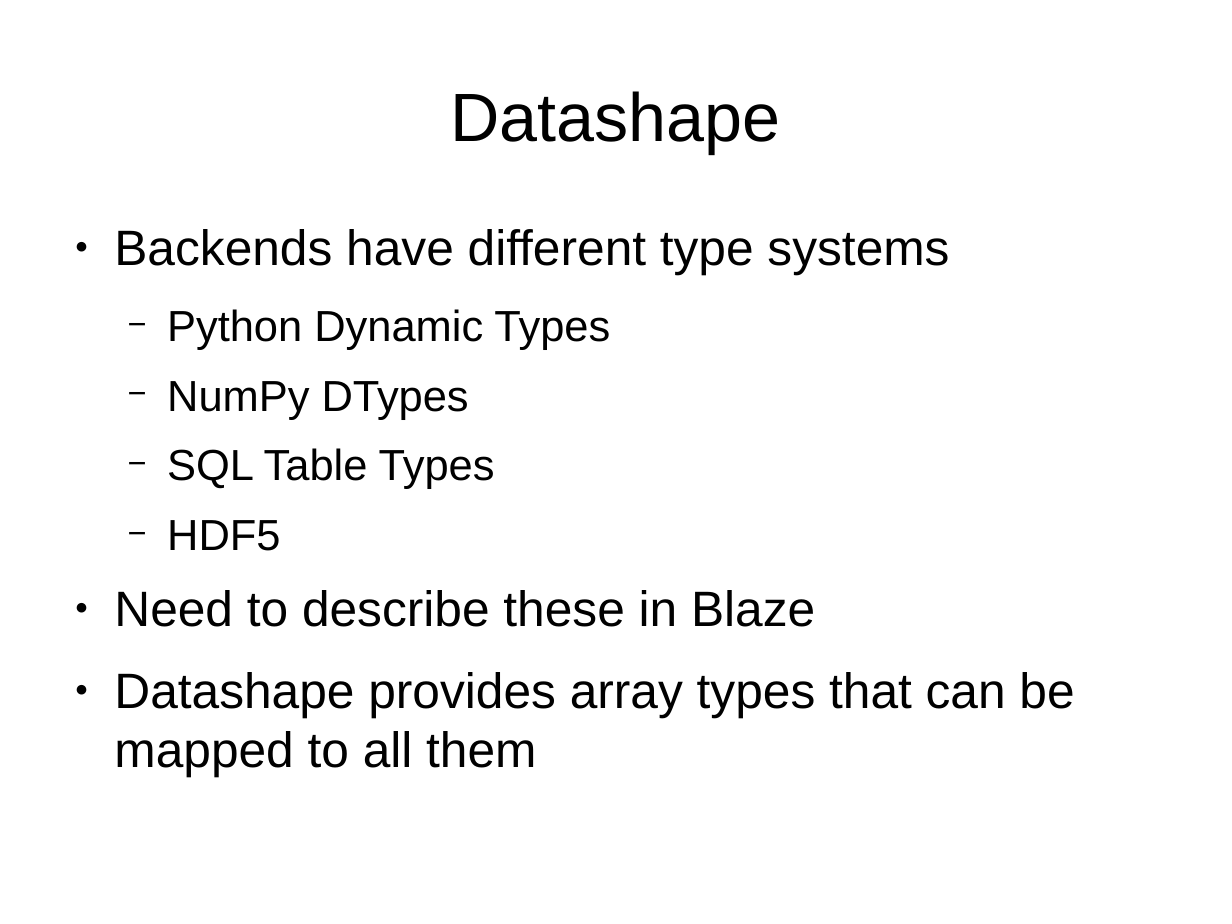
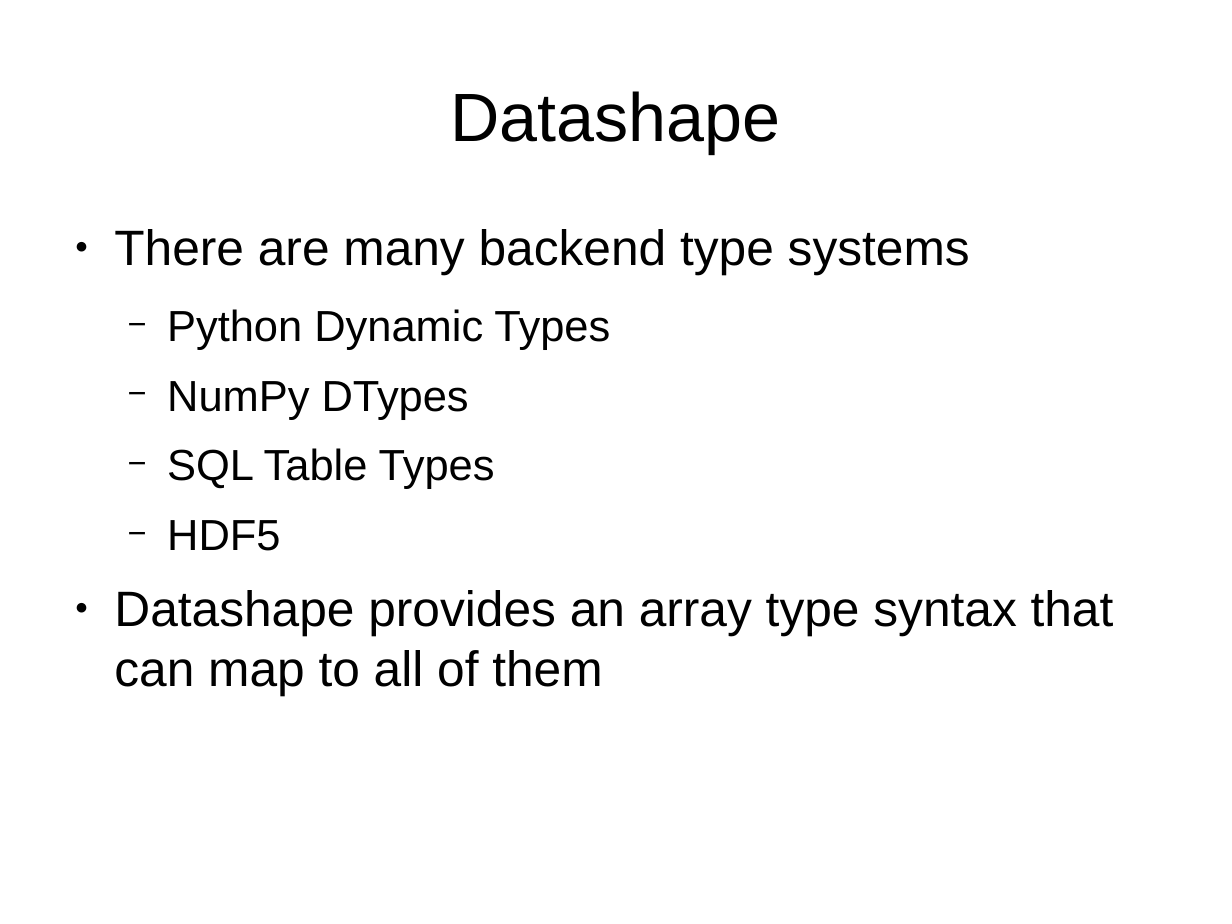
Before and after one commit to mrocklin/blaze-scipy-2014, a slide deck: slide 26 of SciPy2014Blaze.odp (slide 27 before the commit). Drawn at 1232x924 pixels with LibreOffice and Linux fonts; fonts in the diff are those of the drawing; background and template pictures are left out. Boxes give left, top, right and bottom in pixels: in the first picture for what was removed or moved away, otherwise in the second. Text is boxed around its words. In the diff, an @@ line names an element or a change of style, - is before the commit and + after.

```diff
--- a/SciPy2014Blaze.odp
+++ b/SciPy2014Blaze.odp
@@ text at (x1=114, y1=229, x2=970, y2=275): text changed @@
-● Backends have different type systems
+● There are many backend type systems
@@ text at (x1=114, y1=590, x2=1114, y2=695): text changed @@
-● Need to describe these in Blaze
-● Datashape provides array types that can be mapped to all them
+● Datashape provides an array type syntax that can map to all of them
```
Also in this commit, not shown: 3 other slides changed, 4 slides added, 5 slides removed.
